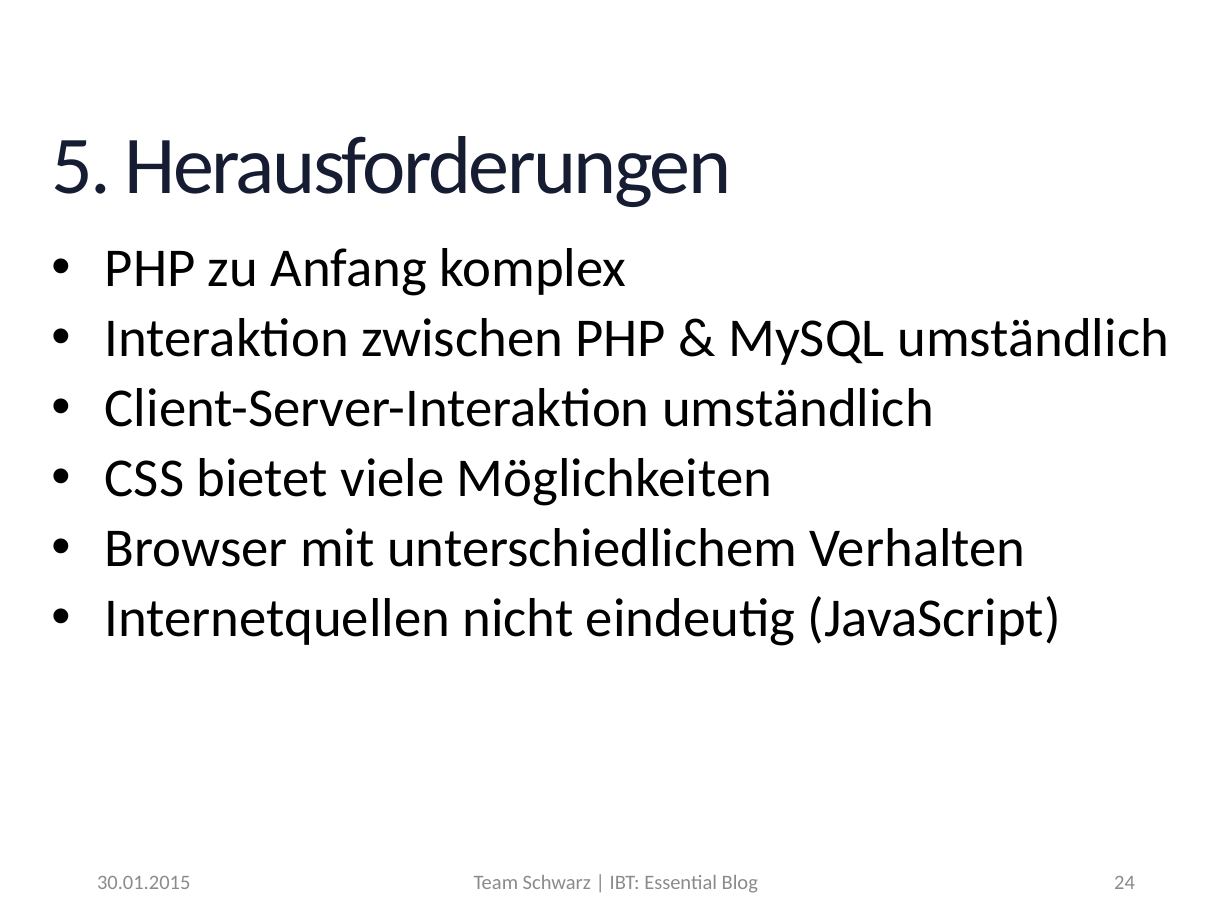
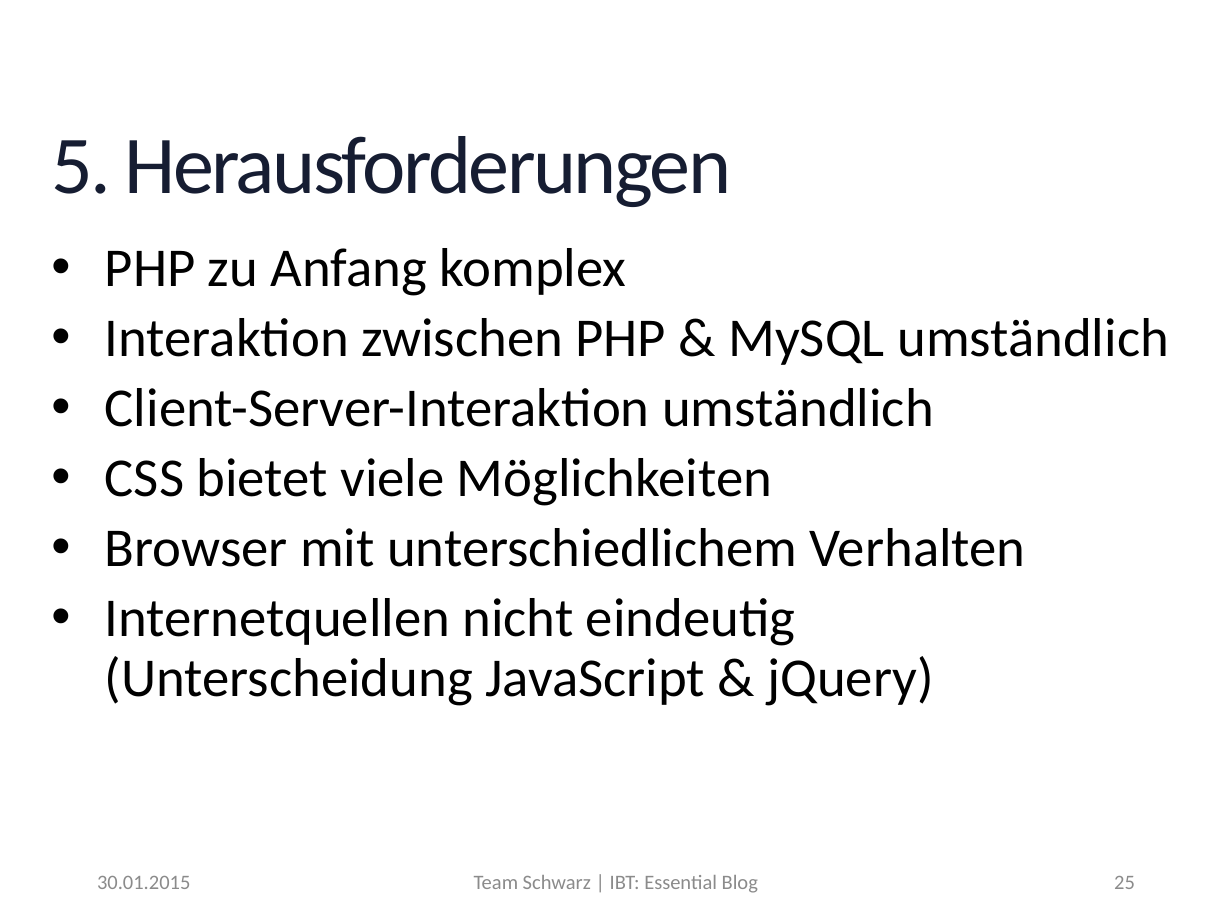
Before and after one commit to MrXXX92/EssentialBlog, a slide deck: slide 25 of Notizen/Präsentation_EssentialBlog.pptx (slide 24 before the commit). Drawn at 1232x924 pixels with LibreOffice and Linux fonts; fonts in the diff are those of the drawing; background and template pictures are left out. Boxes give left, top, right and bottom in pixels: in the first picture for what was removed or moved away, otherwise in the second. Text is boxed around its words. In the diff, an @@ line names an element or a change of style, - is before the commit and + after.

```diff
--- a/Notizen/Präsentation_EssentialBlog.pptx
+++ b/Notizen/Präsentation_EssentialBlog.pptx
@@ text at (105,598,934,706): text changed @@
-• Internetquellen nicht eindeutig (JavaScript)
+• Internetquellen nicht eindeutig
+  (Unterscheidung JavaScript & jQuery)
@@ page number at (1114,876,1135,889): text changed @@
-24
+25
```
Also in this commit, not shown: 14 other slides changed.
